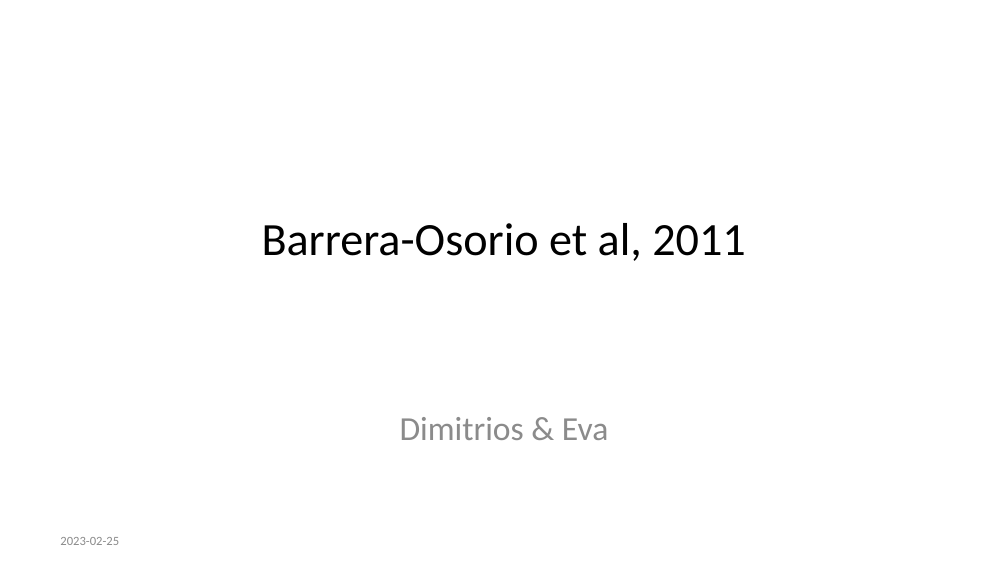
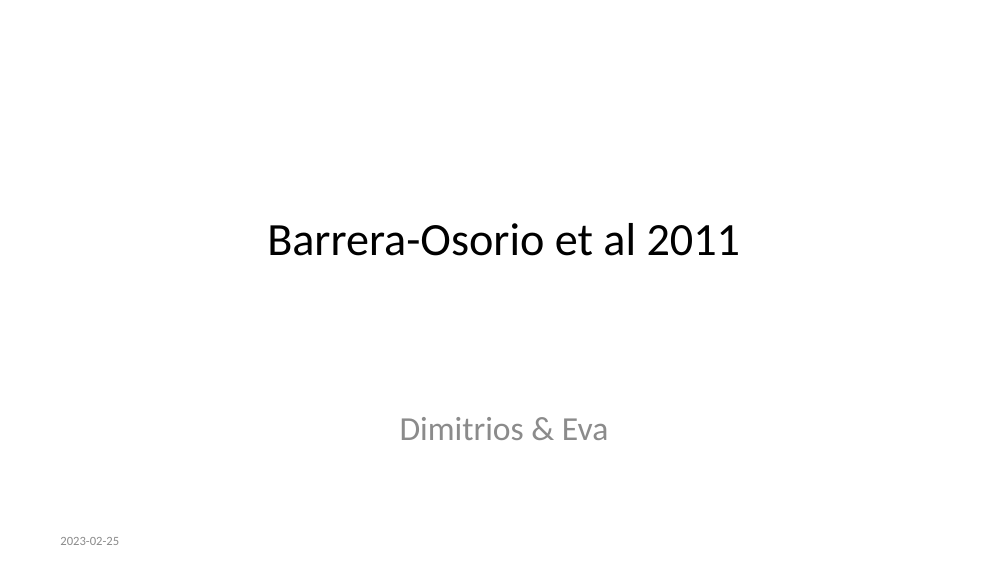
Before and after one commit to evabonin/natural_experiments_r, a slide deck: slide 1 of report_ppt.pptx. Drawn at 1008x567 pixels with LibreOffice and Linux fonts; fonts in the diff are those of the drawing. Boxes give left, top, right and bottom in pixels: in the first picture for what was removed or moved away, otherwise in the second. Text is boxed around its words. In the diff, an @@ line names an element or a change of style, - is before the commit and + after.

```diff
--- a/report_ppt.pptx
+++ b/report_ppt.pptx
@@ title at (x1=267, y1=223, x2=740, y2=256): text changed @@
-Barrera-Osorio et al, 2011
+Barrera-Osorio et al 2011
```
Also in this commit, not shown: 6 other slides changed, 1 slide added, 5 slides removed, 2 other files.
